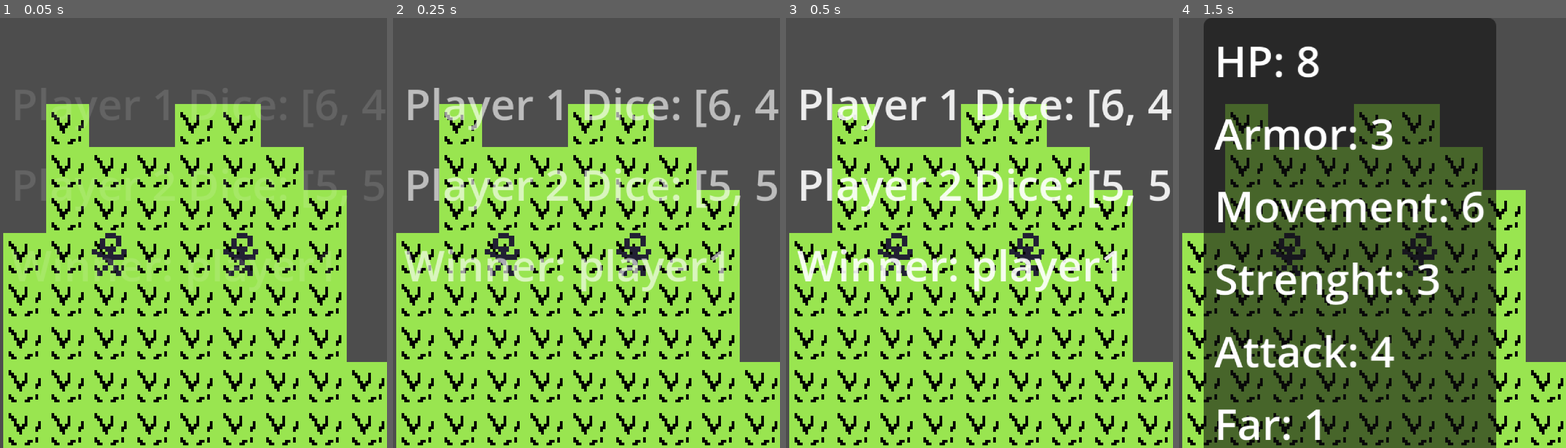
Above: before the commit, frames 1-4 (left to right).
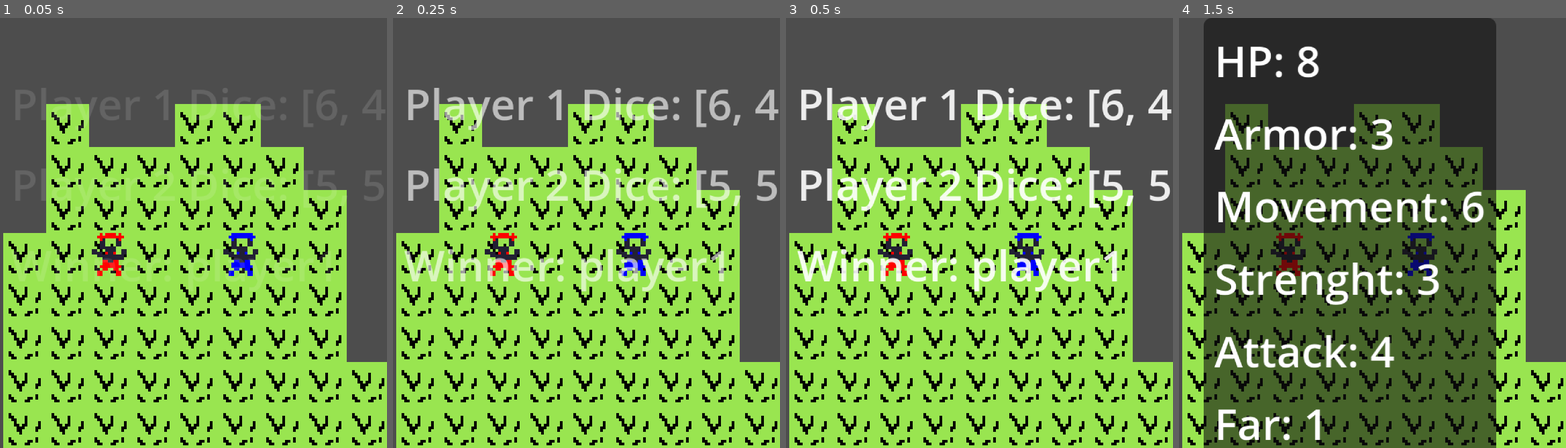
Above: after the commit, the same moments.

Repository: Dvojak/Skirmish-game
Game: Godot game, scene res://game.tscn
Same seed, same stepped clock (60 frames per second), same inputs: the game is played once before the commit and once after it.
Inputs (mouse positions are in pixels of both pictures, inside the frame that each line leads up to):
- Up to frame 1 (0.05 s): no input
- Up to frame 2 (0.25 s): no input
- Up to frame 3 (0.5 s): no input
- Up to frame 4 (1.5 s): move the mouse to (1446, 211) at 0.52 s; hold Right mouse button (move) 0.53-1.28 s; click (1446, 211) at 0.67 s; move the mouse to (1264, 254) at 1.27 s; click (1264, 254) at 1.35 s

The runs differ from the first frame. In frame 1, 0.4% of the frame differs, in the area x 25-67%, y 50-60%; in frame 2, 0.4%; in frame 3, 0.4%; in frame 4, 0.4%.

Commit message:
file_movement)

Diff:
--- a/game.tscn
+++ b/game.tscn
@@ -1,15 +1,16 @@
-[gd_scene load_steps=20 format=4 uid="uid://ysshp5tq8106"]
+[gd_scene load_steps=21 format=4 uid="uid://ysshp5tq8106"]
 
-[ext_resource type="Texture2D" uid="uid://bf72vuvnbi6no" path="res://tilemap_packed.png" id="1_drgk6"]
+[ext_resource type="Texture2D" uid="uid://bf72vuvnbi6no" path="res://sprites/tilemap_packed.png" id="1_drgk6"]
 [ext_resource type="Texture2D" uid="uid://efjs7di7c3am" path="res://sprites/overlay.png" id="2_eow3j"]
-[ext_resource type="Script" uid="uid://b8b0av0yde2fu" path="res://turn_queue.gd" id="3_feb5d"]
+[ext_resource type="Script" uid="uid://b8b0av0yde2fu" path="res://scripts/turn_queue.gd" id="3_feb5d"]
 [ext_resource type="Texture2D" uid="uid://b40ckax5qib4p" path="res://sprites/attack_overlay.png" id="3_vef74"]
-[ext_resource type="Script" uid="uid://l672bx7tfc0v" path="res://player.gd" id="4_7jktm"]
-[ext_resource type="Script" uid="uid://b2ig3848p6uce" path="res://scout.gd" id="5_7jktm"]
-[ext_resource type="Texture2D" uid="uid://delkxpwc4o1fx" path="res://first.png" id="5_ryrav"]
-[ext_resource type="Script" uid="uid://cmtpafqlvqvc8" path="res://unit.gd" id="6_ryrav"]
-[ext_resource type="Script" uid="uid://15ulgwexwh3i" path="res://popupmenu.gd" id="8_j5wjh"]
-[ext_resource type="Script" uid="uid://bpy607rbdym33" path="res://initiative.gd" id="10_hve3p"]
+[ext_resource type="Script" uid="uid://l672bx7tfc0v" path="res://scripts/player.gd" id="4_7jktm"]
+[ext_resource type="Script" uid="uid://b2ig3848p6uce" path="res://scripts/scout.gd" id="5_7jktm"]
+[ext_resource type="Script" uid="uid://cmtpafqlvqvc8" path="res://scripts/unit.gd" id="6_ryrav"]
+[ext_resource type="Script" uid="uid://15ulgwexwh3i" path="res://scripts/popupmenu.gd" id="8_j5wjh"]
+[ext_resource type="Texture2D" uid="uid://dnfbmxmy3m3nm" path="res://sprites/blueboy.png" id="8_mfdv2"]
+[ext_resource type="Texture2D" uid="uid://w4wml47cogn6" path="res://sprites/redboy.png" id="9_iotsf"]
+[ext_resource type="Script" uid="uid://bpy607rbdym33" path="res://scripts/initiative.gd" id="10_hve3p"]
 
 [sub_resource type="TileSetAtlasSource" id="TileSetAtlasSource_fc0e3"]
 texture = ExtResource("1_drgk6")
@@ -82,7 +83,7 @@
 shape = SubResource("RectangleShape2D_ryrav")
 
 [node name="Sprite2D" type="Sprite2D" parent="Unit/Scout_P1"]
-texture = ExtResource("5_ryrav")
+texture = ExtResource("8_mfdv2")
 
 [node name="Scout_P2" type="CharacterBody2D" parent="Unit"]
 position = Vector2(-25, 8)
@@ -90,7 +91,7 @@
 script = ExtResource("5_7jktm")
 
 [node name="Sprite2D" type="Sprite2D" parent="Unit/Scout_P2"]
-texture = ExtResource("5_ryrav")
+texture = ExtResource("9_iotsf")
 
 [node name="CollisionShape2D" type="CollisionShape2D" parent="Unit/Scout_P2"]
 shape = SubResource("RectangleShape2D_eow3j")
--- a/project.godot
+++ b/project.godot
@@ -13,7 +13,7 @@
 config/name="Jsem done"
 run/main_scene="res://game.tscn"
 config/features=PackedStringArray("4.5", "Forward Plus")
-config/icon="res://icon.svg"
+config/icon="res://sprites/icon.svg"
 
 [display]
 
--- a/player.gd
+++ b/scripts/player.gd
@@ -18,6 +18,7 @@
 	return units.any(func(u): return u.actions > 0)
 
 func start_turn():
+
 	print(name, ": vyber jednotku k aktivaci.")
 
 func reset_units():
Renamed: Player.gd -> scripts/Player.gd
Renamed: Player.gd.uid -> scripts/Player.gd.uid
Renamed: initiative.gd -> scripts/initiative.gd
Renamed: initiative.gd.uid -> scripts/initiative.gd.uid
Renamed: player.gd.uid -> scripts/player.gd.uid
Renamed: popupmenu.gd -> scripts/popupmenu.gd
Renamed: popupmenu.gd.uid -> scripts/popupmenu.gd.uid
Renamed: scout.gd -> scripts/scout.gd
Renamed: scout.gd.uid -> scripts/scout.gd.uid
Renamed: turn_queue.gd -> scripts/turn_queue.gd
Renamed: turn_queue.gd.uid -> scripts/turn_queue.gd.uid
Renamed: unit.gd -> scripts/unit.gd
(and 12 more such lines)
